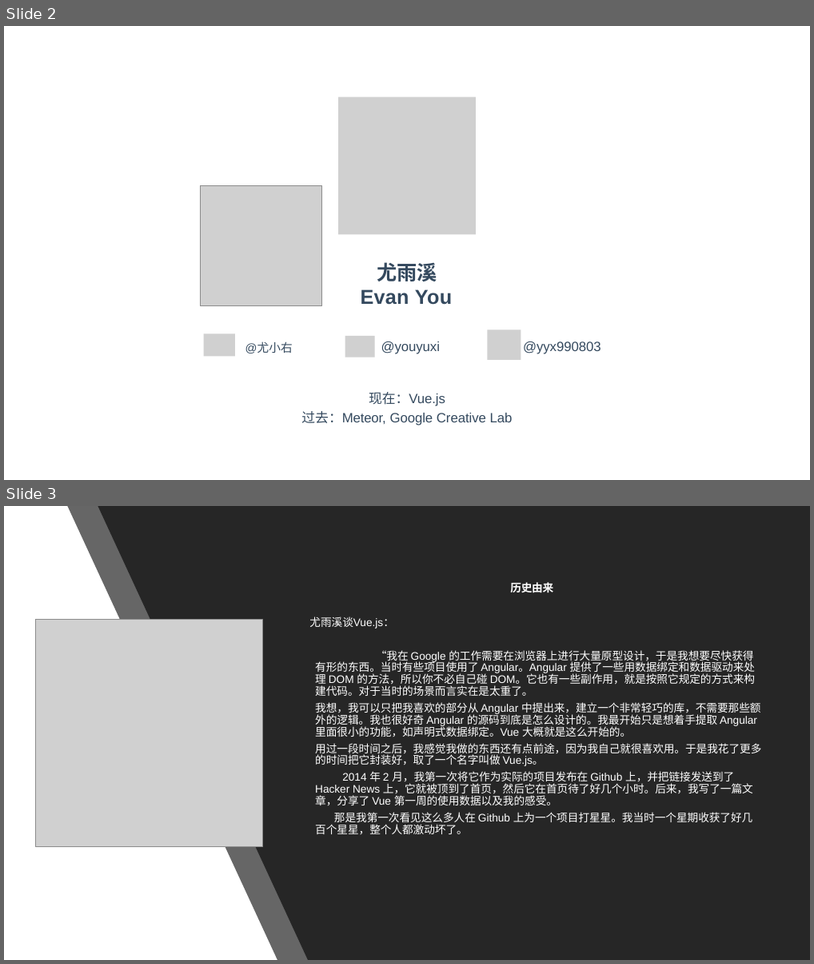
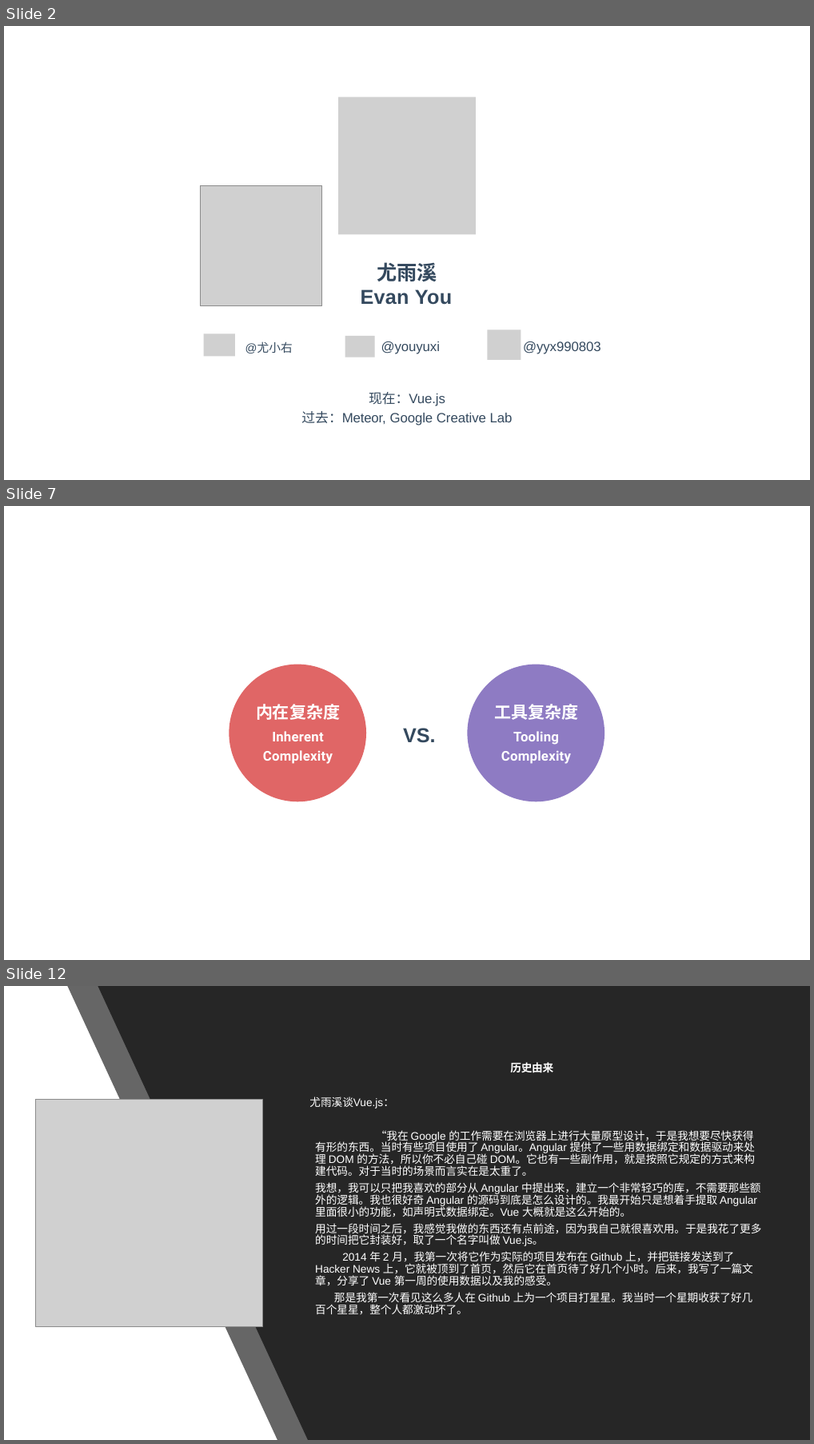
Before and after one commit to RamirezET/vue-sharing, a slide deck: Vue 2.pptx. Shown one above the other, each under a label of ours: slides 2 and 3 before the commit, slides 2, 7 and 12 after it; the slides between them are not shown. The pictures are 814x964 and 814x1444 pixels, drawn with LibreOffice and Linux fonts; fonts in the diff are those of the drawing; grey boxes stand for pictures. Boxes give left, top, right and bottom in pixels: in the first picture for what was removed or moved away, otherwise in the second. Text is boxed around its words. In the diff, an @@ line names an element or a change of style, - is before the commit and + after.

```diff
--- a/Vue 2.pptx
+++ b/Vue 2.pptx
@@ slide 7 added at bbox=[4, 506, 810, 960], background #FFFFFF @@
@@ freeform shape added at bbox=[229, 664, 366, 801], fill #E06666 @@
@@ freeform shape added at bbox=[467, 664, 605, 801], fill #8E7BC3 @@
@@ title added at bbox=[256, 704, 340, 764], 16 pt, text #FFFFFF, bold @@
+内在复杂度 Inherent Complexity
@@ text added at bbox=[494, 704, 578, 764], 16 pt, text #FFFFFF, bold @@
+工具复杂度 Tooling Complexity
@@ text added at bbox=[403, 728, 435, 743], 24 pt, text #34495E, bold @@
+VS.
@@ what was slide 3 is now slide 12 @@
```
Also in this commit, not shown: 8 other slides added.
